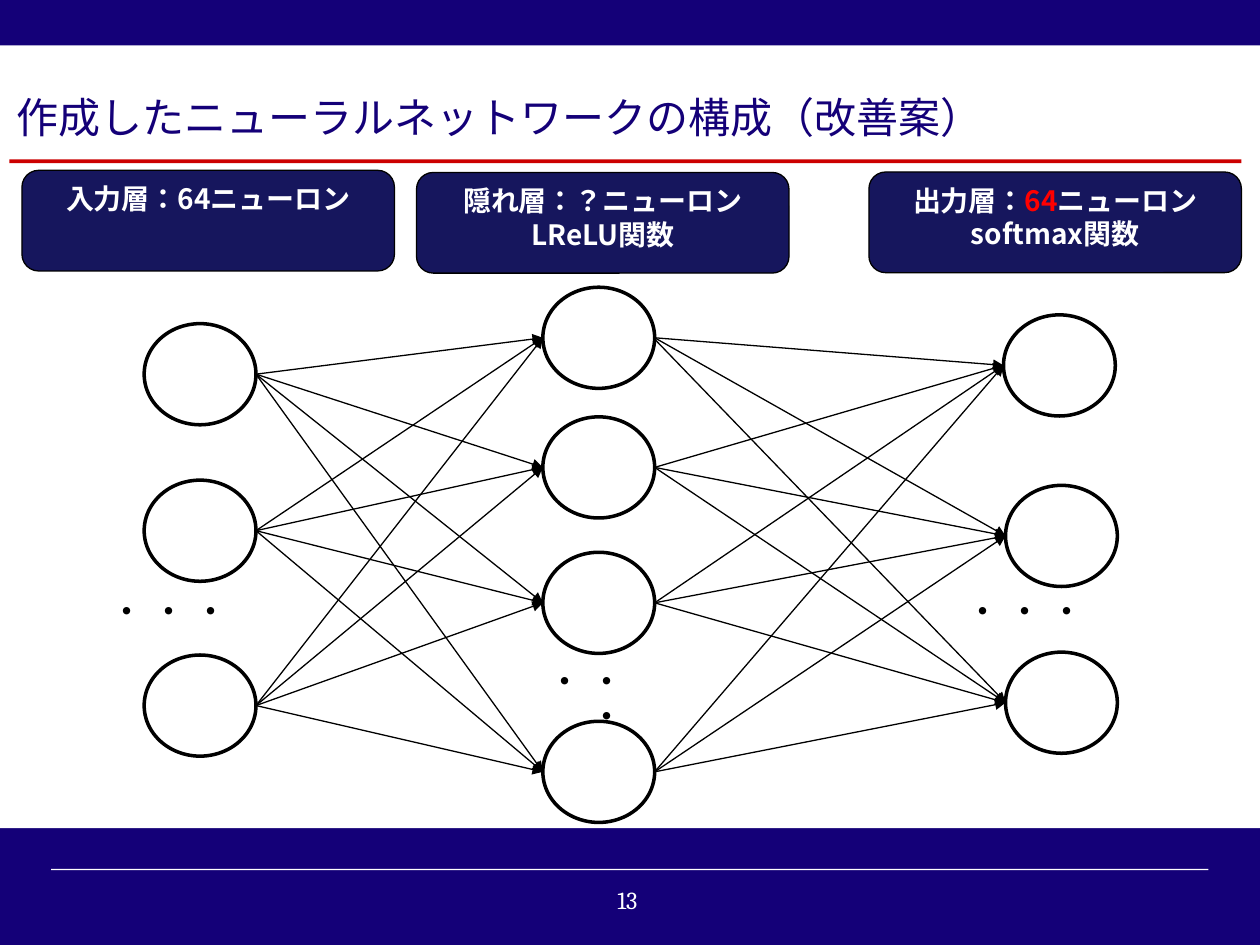
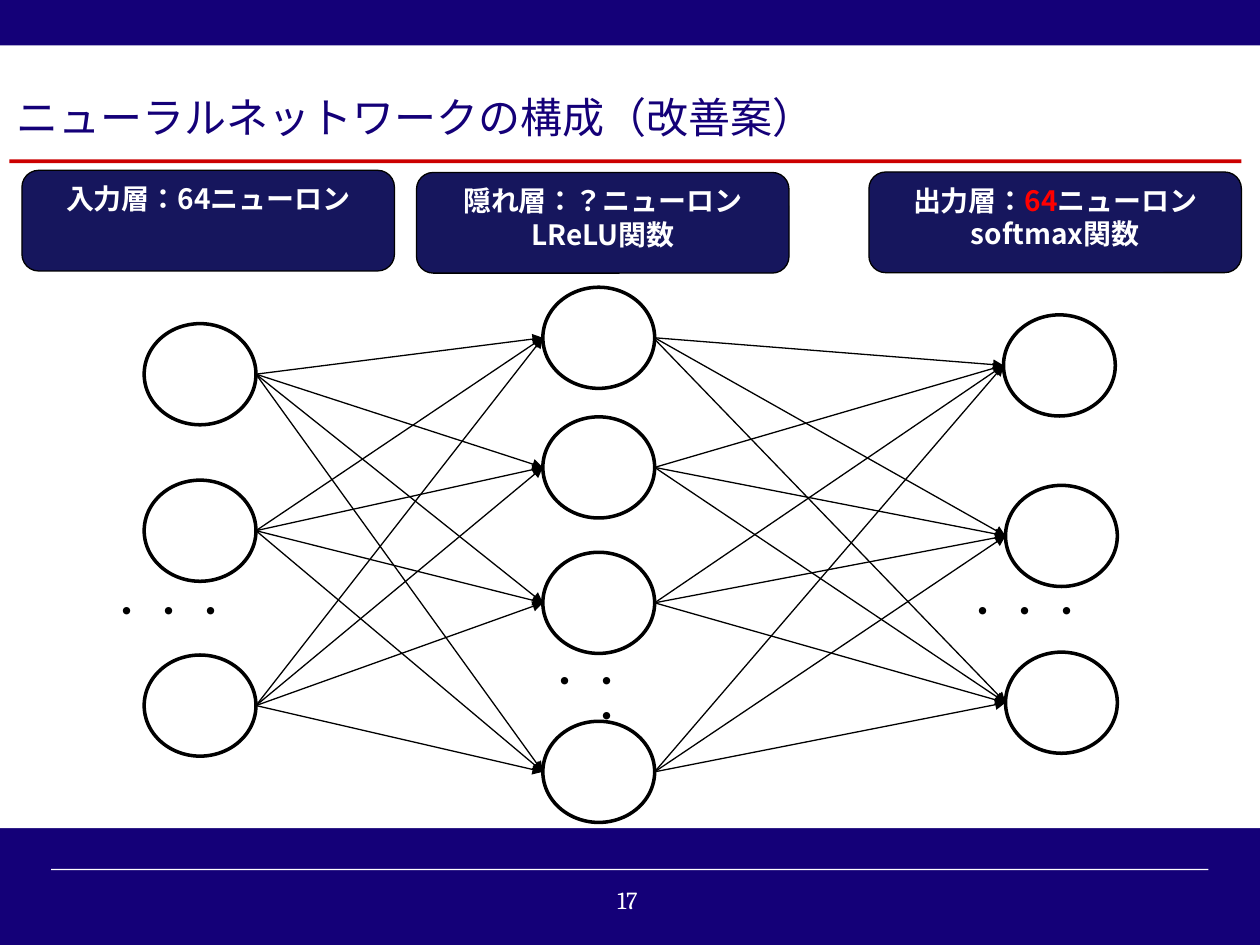
Before and after one commit to reversi-ir/ai-program, a slide deck: slide 17 of reversi-ai/result/オセロAI_技術アカデミー用説明資料.pptx (slide 13 before the commit). Drawn at 1260x945 pixels with LibreOffice and Linux fonts; fonts in the diff are those of the drawing; background and template pictures are left out. Boxes give left, top, right and bottom in pixels: in the first picture for what was removed or moved away, otherwise in the second. Text is boxed around its words. In the diff, an @@ line names an element or a change of style, - is before the commit and + after.

```diff
--- a/reversi-ai/result/オセロAI_技術アカデミー用説明資料.pptx
+++ b/reversi-ai/result/オセロAI_技術アカデミー用説明資料.pptx
@@ text at (16, 97, 814, 137): text changed @@
-作成したニューラルネットワークの構成（改善案）
+ニューラルネットワークの構成（改善案）
@@ page number at (617, 892, 637, 909): text changed @@
-13
+17
```
Also in this commit, not shown: 7 other slides changed, 4 slides added, 15 other files.
